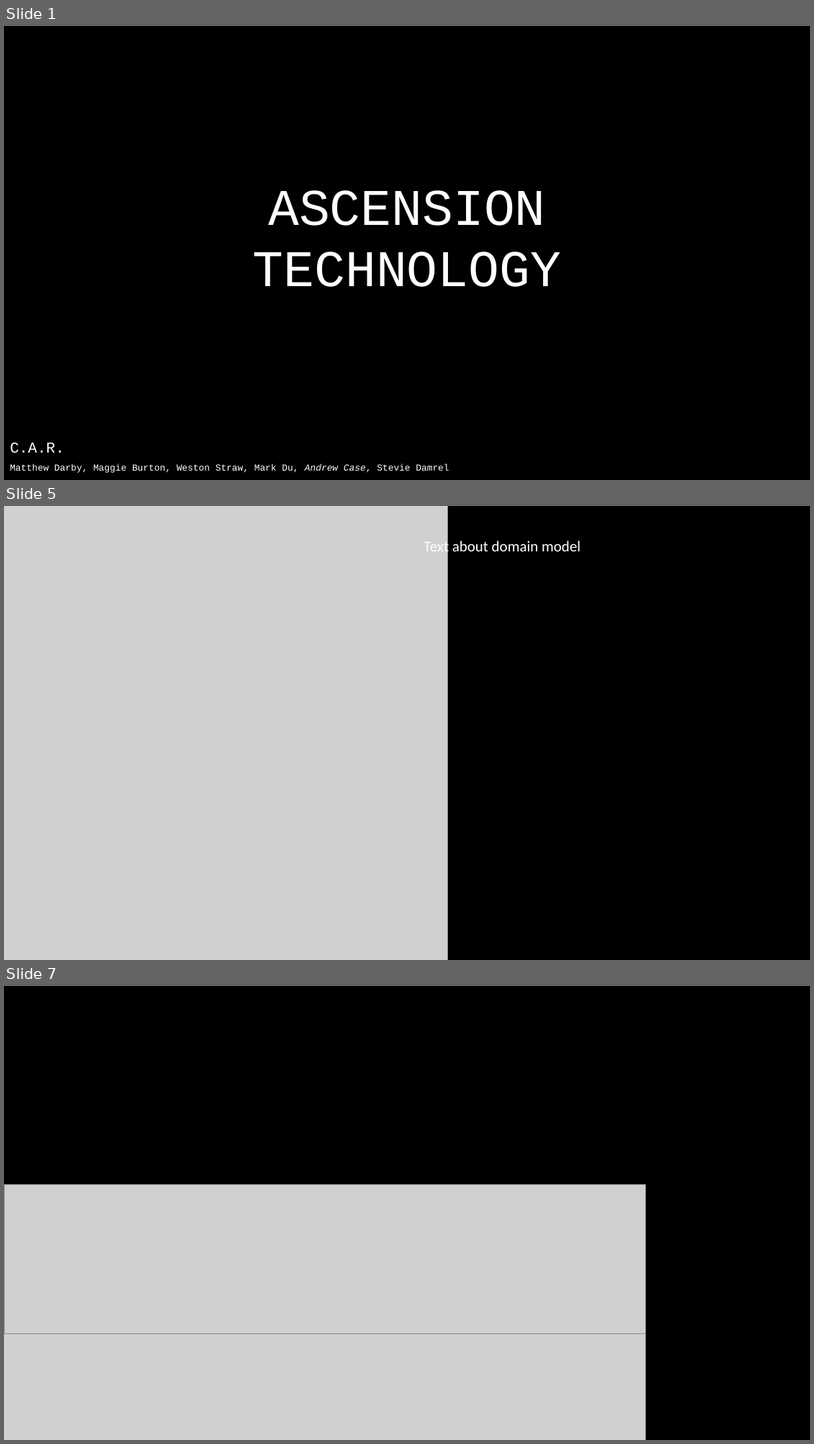
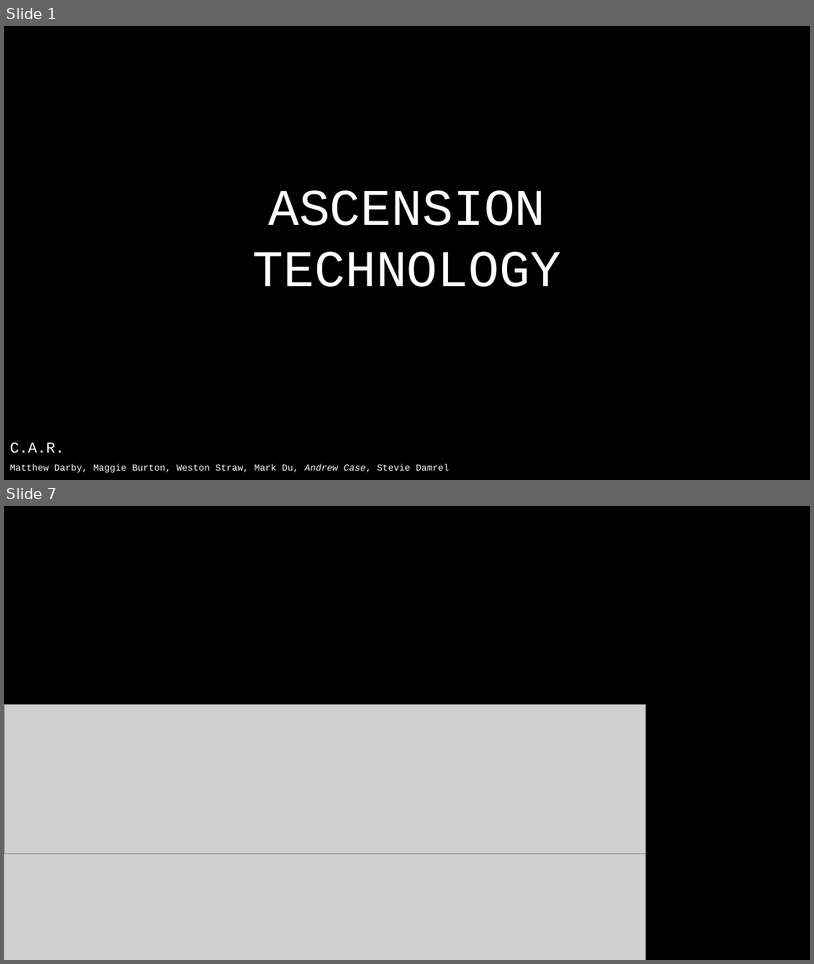
Before and after one commit to baylorSailor/C.A.R., a slide deck: Iteration-1/Iteration Presentation.pptx. Shown one above the other, each under a label of ours: slides 1, 5 and 7 before the commit, slides 1 and 7 after it; the slides between them are not shown. The pictures are 814x1444 and 814x964 pixels, drawn with LibreOffice and Linux fonts; fonts in the diff are those of the drawing; grey boxes stand for pictures; background and template pictures are left out. Boxes give left, top, right and bottom in pixels: in the first picture for what was removed or moved away, otherwise in the second. Text is boxed around its words. In the diff, an @@ line names an element or a change of style, - is before the commit and + after.

Commit message:
Adjusted ppt and added wireframe images

```diff
--- a/Iteration-1/Iteration Presentation.pptx
+++ b/Iteration-1/Iteration Presentation.pptx
@@ slide 5 removed at [4, 506, 810, 960], background picture (left out) @@
@@ picture removed at [4, 506, 449, 960] @@
@@ text removed at [424, 538, 581, 556] @@
-Text about domain model
```
Also in this commit, not shown: 3 slides changed, 2 slides added, 1 other slide removed, 1 other file.
